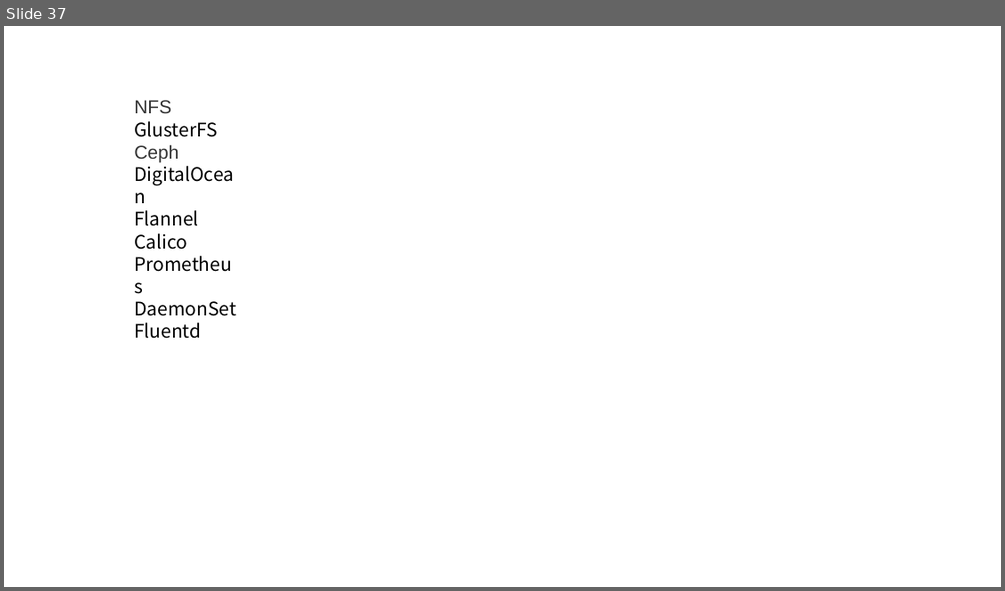
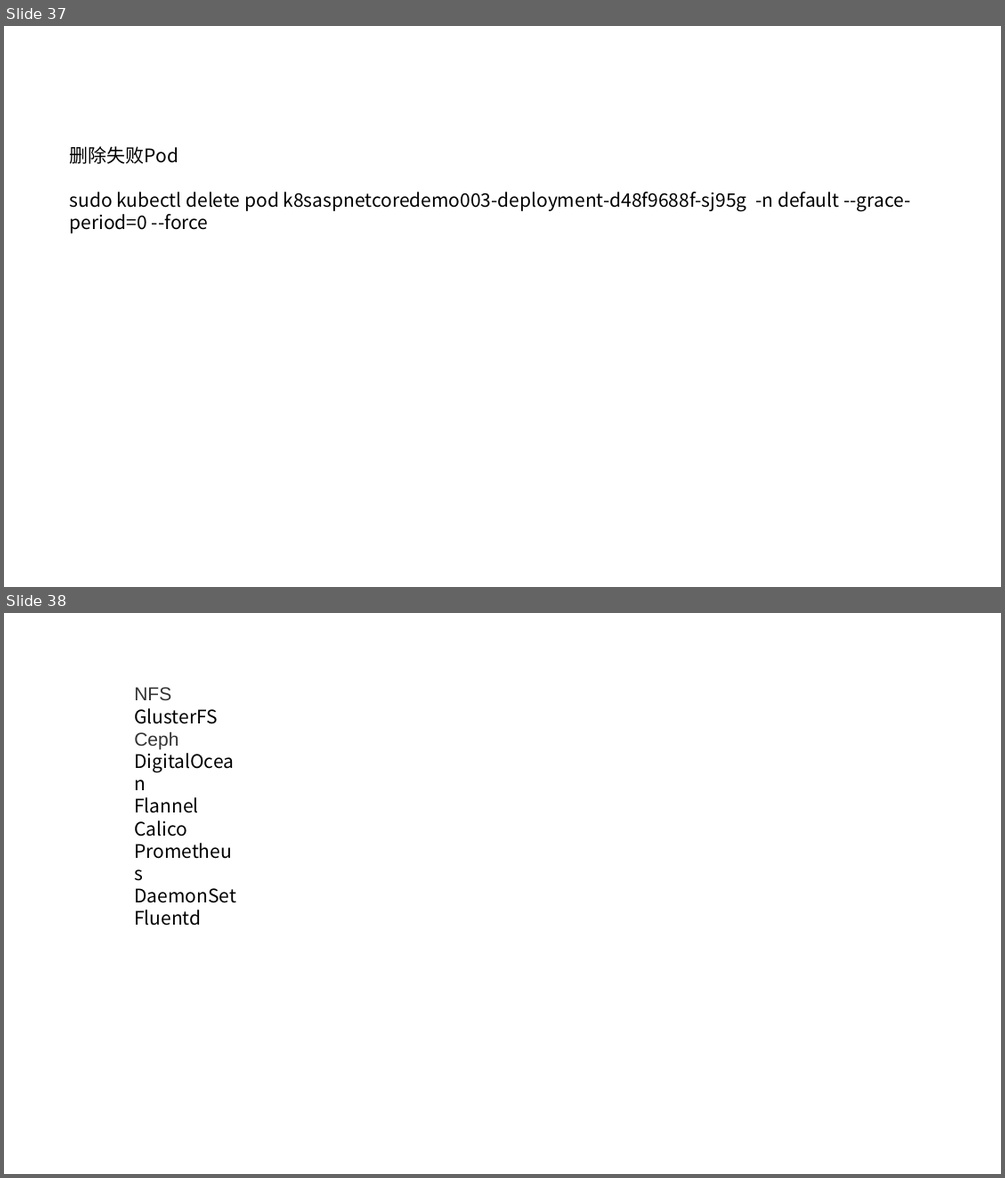
Before and after one commit to axzxs2001/Asp.NetCoreExperiment, a slide deck: Asp.NetCoreExperiment/kubernetes/kubernetes.pptx. Shown one above the other, each under a label of ours: slide 37 before the commit, slides 37 and 38 after it. The pictures are 1005x591 and 1005x1178 pixels, drawn with LibreOffice and Linux fonts; fonts in the diff are those of the drawing. Boxes give left, top, right and bottom in pixels: in the first picture for what was removed or moved away, otherwise in the second. Text is boxed around its words. In the diff, an @@ line names an element or a change of style, - is before the commit and + after.

```diff
--- a/Asp.NetCoreExperiment/kubernetes/kubernetes.pptx
+++ b/Asp.NetCoreExperiment/kubernetes/kubernetes.pptx
@@ slide 37 added at (4, 26, 1001, 587), background #FFFFFF @@
@@ text added at (70, 146, 910, 233), 18 pt, text #000000 @@
+删除失败Pod
+sudo kubectl delete pod k8saspnetcoredemo003-deployment-d48f9688f-sj95g -n default --grace-period=0 --force
@@ what was slide 37 is now slide 38 @@
```
Also in this commit, not shown: 3 other slides added, 3 slides removed, 9 other files.
